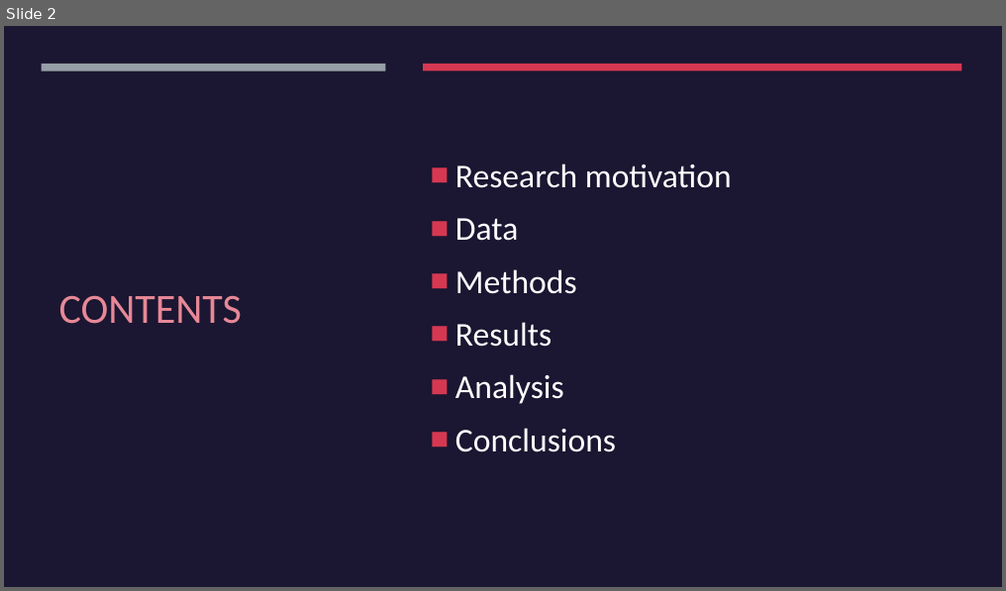
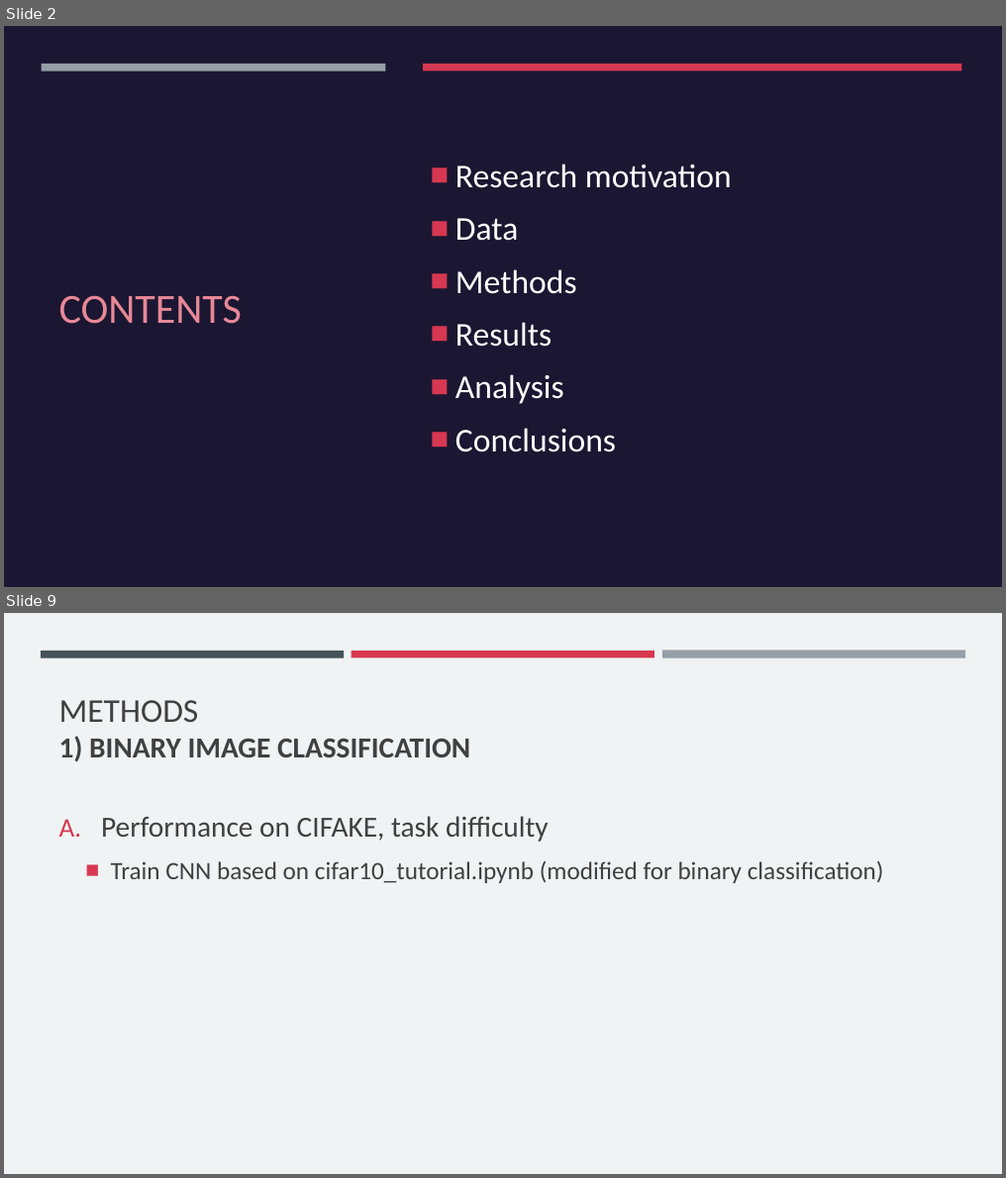
Before and after one commit to jshrdt/aics-project, a slide deck: paper/aics_ppp.pptx. Shown one above the other, each under a label of ours: slide 2 before the commit, slides 2 and 9 after it; the slides between them are not shown. The pictures are 1006x591 and 1006x1178 pixels, drawn with LibreOffice and Linux fonts; fonts in the diff are those of the drawing. Boxes give left, top, right and bottom in pixels: in the first picture for what was removed or moved away, otherwise in the second. Text is boxed around its words. In the diff, an @@ line names an element or a change of style, - is before the commit and + after.

Commit message:
cifar100 transfer, pptx update

```diff
--- a/paper/aics_ppp.pptx
+++ b/paper/aics_ppp.pptx
@@ slide 9 added at box(4, 613, 1002, 1174), background #F0F3F3 @@
@@ rectangle added at box(41, 651, 344, 658), fill #465359 @@
@@ rectangle added at box(351, 651, 654, 658), fill #D73851 @@
@@ rectangle added at box(662, 651, 965, 659), fill #969FA7 @@
@@ title added at box(59, 700, 470, 762), 28 pt, text #404040, bold @@
+METHODS
+1) BINARY IMAGE CLASSIFICATION
@@ text added at box(101, 816, 884, 883), 24 pt, text #404040 @@
+A. Performance on CIFAKE, task difficulty
+  ■ Train CNN based on cifar10_tutorial.ipynb (modified for binary classification)
```
Also in this commit, not shown: 6 slides changed, 11 other slides added, 11 other files.
